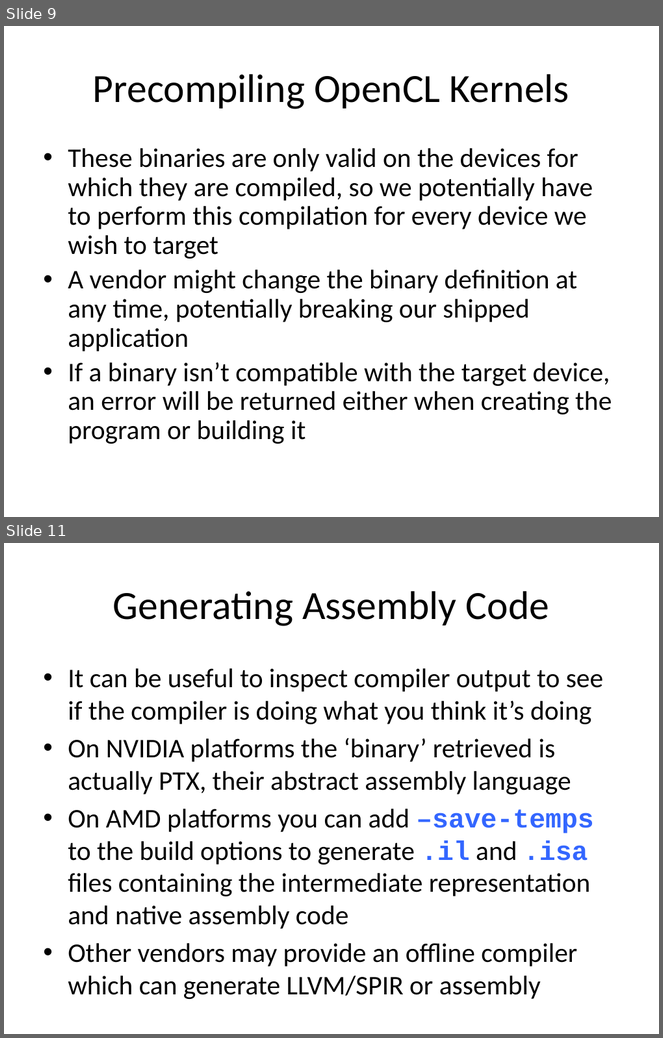
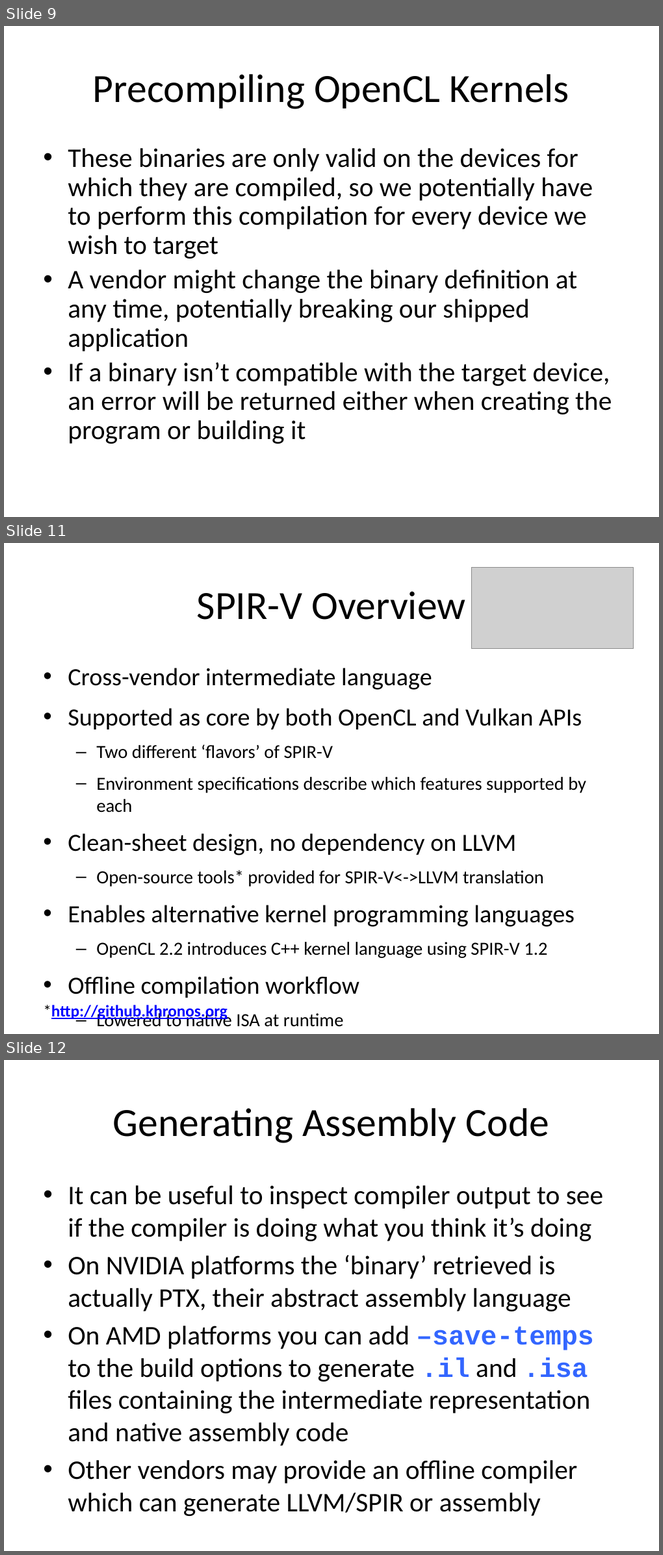
Before and after one commit to UoB-HPC/opencl-training-code, a slide deck: slides/advanced_part2.pptx. Shown one above the other, each under a label of ours: slides 9 and 11 before the commit, slides 9, 11 and 12 after it; the slides between them are not shown. The pictures are 663x1038 and 663x1555 pixels, drawn with LibreOffice and Linux fonts; fonts in the diff are those of the drawing; grey boxes stand for pictures. Boxes give left, top, right and bottom in pixels: in the first picture for what was removed or moved away, otherwise in the second. Text is boxed around its words. In the diff, an @@ line names an element or a change of style, - is before the commit and + after.

Commit message:
Add SPIR-V overview slide to Part2

```diff
--- a/slides/advanced_part2.pptx
+++ b/slides/advanced_part2.pptx
@@ slide 11 added at (4,543,659,1034), background #FFFFFF @@
@@ picture added at (472,567,634,648) @@
@@ title added at (197,591,466,620), 44 pt, text #000000 @@
+SPIR-V Overview
@@ text added at (68,668,586,1027), 20.4 pt, text #000000 @@
+• Cross-vendor intermediate language
+• Supported as core by both OpenCL and Vulkan APIs
+  – Two different ‘flavors’ of SPIR-V
+  – Environment specifications describe which features supported by each
+• Clean-sheet design, no dependency on LLVM
+  – Open-source tools* provided for SPIR-V<->LLVM translation
+• Enables alternative kernel programming languages
+  – OpenCL 2.2 introduces C++ kernel language using SPIR-V 1.2
+• Offline compilation workflow
+  – Lowered to native ISA at runtime
@@ text added at (43,1005,228,1021), 18 pt, text #0000FF, bold, underline @@
+*http://github.khronos.org
@@ what was slide 11 is now slide 12 @@
```
Also in this commit, not shown: 2 slides changed.
